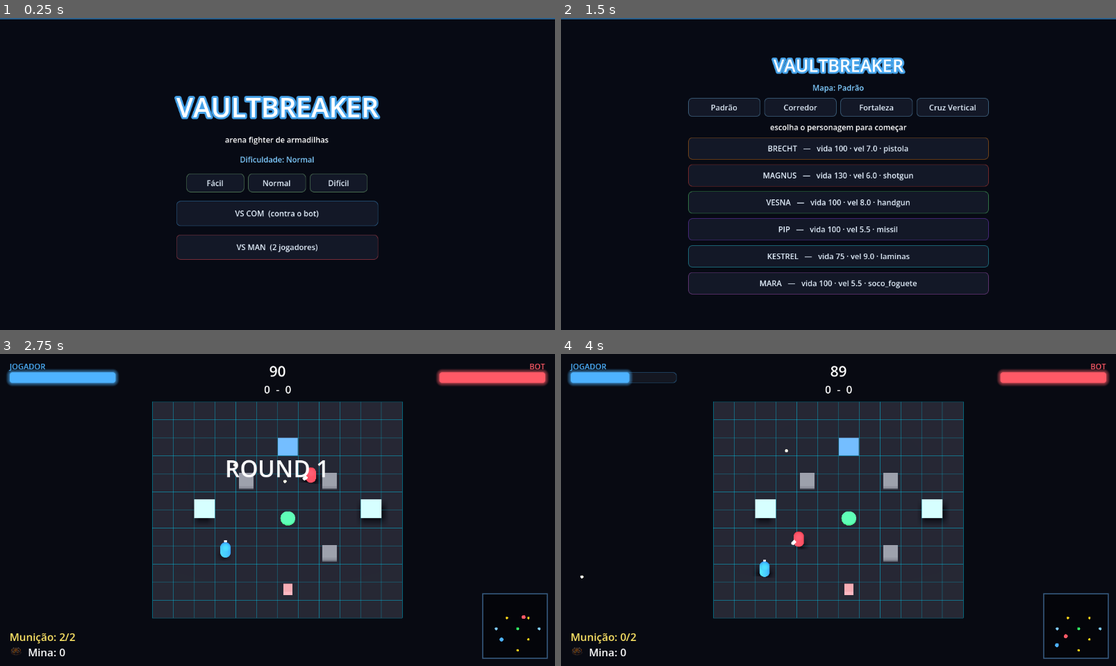
Above: before the commit, frames 1-4 (two rows, left to right).
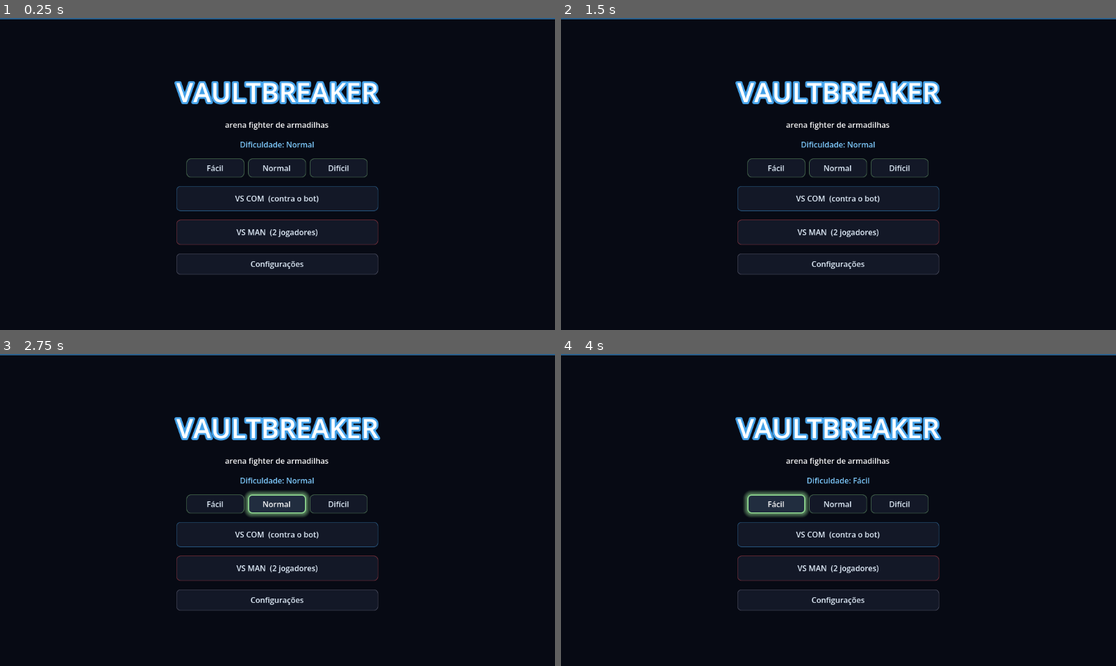
Above: after the commit, the same moments.

Repository: Philipe91/GamePh
Game: Godot game, scene res://scenes/ui/titulo.tscn
The game is run twice, just before and just after one commit, with the same random seed, the same clock (stepped at 60 frames per second) and the same inputs.
Inputs (mouse positions are in pixels of both pictures, inside the frame that each line leads up to):
- Up to frame 1 (0.25 s): no input
- Up to frame 2 (1.5 s): click (838, 264) at 0.5 s, where only the run after the commit has a clickable "Configurações"; click (838, 208) at 1.25 s, where only the run after the commit has a clickable "Voltar"
- Up to frame 3 (2.75 s): click (277, 503) at 2 s, where only the run after the commit has a clickable "Normal"
- Up to frame 4 (4 s): click (838, 503) at 2.75 s, where only the run after the commit has a clickable "Normal"; click (777, 503) at 3.5 s, where only the run after the commit has a clickable "Fácil"

The runs differ from the first frame. In frame 1, 6.5% of the frame differs, in the area x 31-69%, y 20-83%; in frame 2, 8.6%; in frame 3, 26%, in the area x 0-100%, y 0-98%; in frame 4, 26%.

Commit message:
Fase 7: tela de Settings (volume) + persistencia de settings
- scenes/ui/settings.{gd,tscn}: volume master (slider), persistido via Persistencia;
  estilo neon (ui_estilo); botao no titulo; --demo-settings pra screenshot
- audio_manager.aplicar_volume() (AudioServer master bus); carrega volume salvo no _ready
- autoload Persistencia movido pra antes do AudioManager (ordem de init)
- teste headless: volume aplica + persiste. 122/122

Co-Authored-By: Claude Opus 4.8 (1M context) <noreply@anthropic.com>
Claude-Session: https://claude.ai/code/session_017sHpnVfEfAT8FgcHs6ZGHw

Diff:
--- a/autoloads/audio_manager.gd
+++ b/autoloads/audio_manager.gd
@@ -25,6 +25,9 @@
 var _proximo: int = 0
 
 
+var volume: float = 0.8   # 0..1 (master). Persistido em settings.
+
+
 func _ready() -> void:
 	for i in N_PLAYERS:
 		var p := AudioStreamPlayer.new()
@@ -32,6 +35,15 @@
 		_players.append(p)
 	for evento in EVENTOS:
 		_sons[evento] = _carregar_ou_gerar(evento)
+	# Volume salvo nos settings (Persistencia já carregou — ordem de autoload).
+	aplicar_volume(float(Persistencia.get_config("audio", "volume", 0.8)))
+
+
+## Ajusta o volume master (0..1). 0 = mudo. Não salva (quem salva é a tela de settings).
+func aplicar_volume(v: float) -> void:
+	volume = clampf(v, 0.0, 1.0)
+	var db := -80.0 if volume <= 0.001 else linear_to_db(volume)
+	AudioServer.set_bus_volume_db(0, db)
 
 
 ## Toca o som do evento. Retorna false se não houver som pra ele.
--- a/project.godot
+++ b/project.godot
@@ -19,8 +19,8 @@
 
 GridManager="*res://autoloads/grid_manager.gd"
 GameManager="*res://autoloads/game_manager.gd"
+Persistencia="*res://autoloads/persistencia.gd"
 AudioManager="*res://autoloads/audio_manager.gd"
-Persistencia="*res://autoloads/persistencia.gd"
 
 [editor_plugins]
 
--- a/scenes/arena/arena.gd
+++ b/scenes/arena/arena.gd
@@ -910,6 +910,15 @@
 	Persistencia.carregar()
 	falhas += _checar("persistencia salva e le do disco", int(Persistencia.get_config("teste", "x", 0)) == 42)
 
+	# Settings (Fase 7): volume aplica no AudioManager e persiste.
+	AudioManager.aplicar_volume(0.5)
+	falhas += _checar("audiomanager aplica volume", absf(AudioManager.volume - 0.5) < 0.01)
+	Persistencia.set_config("audio", "volume", 0.5)
+	Persistencia.salvar()
+	Persistencia.carregar()
+	falhas += _checar("settings persiste o volume", absf(float(Persistencia.get_config("audio", "volume", 1.0)) - 0.5) < 0.01)
+	AudioManager.aplicar_volume(0.8)
+
 	# Encaixe do modelo 3D: com cena_modelo setada, esconde a cápsula e monta o "Modelo".
 	var sp_mod := preload("res://scripts/stats_personagem.gd").new()
 	sp_mod.cena_modelo = preload("res://scenes/arena/explosao_fx.tscn")  # qualquer cena serve de teste
--- /dev/null
+++ b/scenes/ui/settings.gd
@@ -0,0 +1,77 @@
+extends Control
+## Tela de configurações (GDD 15 Fase 7). Volume master, persistido via Persistencia.
+## Acessível pelo título; "Voltar" retorna. Em modo de teste/demo, não trava.
+
+const TITULO := "res://scenes/ui/titulo.tscn"
+const UIEstilo := preload("res://scenes/ui/ui_estilo.gd")
+
+var _vol_label: Label = null
+
+
+func _ready() -> void:
+	var args := OS.get_cmdline_user_args()
+	if "--demo-settings" in args:
+		_montar_ui()
+		_capturar()
+		return
+	if not args.is_empty():
+		_voltar()
+		return
+	_montar_ui()
+
+
+func _montar_ui() -> void:
+	UIEstilo.fundo_neon(self)
+	var centro := CenterContainer.new()
+	centro.set_anchors_preset(Control.PRESET_FULL_RECT)
+	add_child(centro)
+	var caixa := VBoxContainer.new()
+	caixa.add_theme_constant_override("separation", 16)
+	centro.add_child(caixa)
+
+	var titulo := Label.new()
+	titulo.text = "CONFIGURAÇÕES"
+	titulo.add_theme_font_size_override("font_size", 32)
+	titulo.horizontal_alignment = HORIZONTAL_ALIGNMENT_CENTER
+	UIEstilo.titulo_glow(titulo)
+	caixa.add_child(titulo)
+
+	_vol_label = Label.new()
+	_vol_label.text = "Volume: %d%%" % int(AudioManager.volume * 100.0)
+	_vol_label.horizontal_alignment = HORIZONTAL_ALIGNMENT_CENTER
+	caixa.add_child(_vol_label)
+
+	var slider := HSlider.new()
+	slider.min_value = 0.0
+	slider.max_value = 100.0
+	slider.step = 1.0
+	slider.value = AudioManager.volume * 100.0
+	slider.custom_minimum_size = Vector2(360.0, 24.0)
+	slider.value_changed.connect(_ao_volume)
+	caixa.add_child(slider)
+
+	var voltar := Button.new()
+	voltar.text = "Voltar"
+	voltar.custom_minimum_size = Vector2(200.0, 44.0)
+	UIEstilo.estilizar_botao(voltar)
+	voltar.pressed.connect(_voltar)
+	caixa.add_child(voltar)
+
+
+func _ao_volume(v: float) -> void:
+	AudioManager.aplicar_volume(v / 100.0)
+	_vol_label.text = "Volume: %d%%" % int(v)
+	Persistencia.set_config("audio", "volume", v / 100.0)
+	Persistencia.salvar()
+
+
+func _voltar() -> void:
+	get_tree().change_scene_to_file.call_deferred(TITULO)
+
+
+func _capturar() -> void:
+	await get_tree().process_frame
+	await get_tree().process_frame
+	await RenderingServer.frame_post_draw
+	get_viewport().get_texture().get_image().save_png("res://_captura_arena.png")
+	get_tree().quit()
--- /dev/null
+++ b/scenes/ui/settings.tscn
@@ -0,0 +1,8 @@
+[gd_scene load_steps=2 format=3 uid="uid://bsettings0vlt1"]
+
+[ext_resource type="Script" path="res://scenes/ui/settings.gd" id="1"]
+
+[node name="settings" type="Control"]
+anchor_right = 1.0
+anchor_bottom = 1.0
+script = ExtResource("1")
--- a/scenes/ui/titulo.gd
+++ b/scenes/ui/titulo.gd
@@ -14,6 +14,9 @@
 	if "--demo-titulo" in args:
 		_montar_ui()
 		_capturar()
+		return
+	if "--demo-settings" in args:
+		get_tree().change_scene_to_file.call_deferred("res://scenes/ui/settings.tscn")
 		return
 	if not args.is_empty():
 		_ir_pra_selecao()
@@ -85,6 +88,13 @@
 	vs_man.pressed.connect(_jogar.bind("vs_man"))
 	caixa.add_child(vs_man)
 
+	var settings := Button.new()
+	settings.text = "Configurações"
+	settings.custom_minimum_size = Vector2(320, 44)
+	UIEstilo.estilizar_botao(settings, Color(0.6, 0.6, 0.7))
+	settings.pressed.connect(func(): get_tree().change_scene_to_file.call_deferred("res://scenes/ui/settings.tscn"))
+	caixa.add_child(settings)
+
 
 func _escolher_dif(chave: String, nome: String) -> void:
 	GameManager.dificuldade = chave
